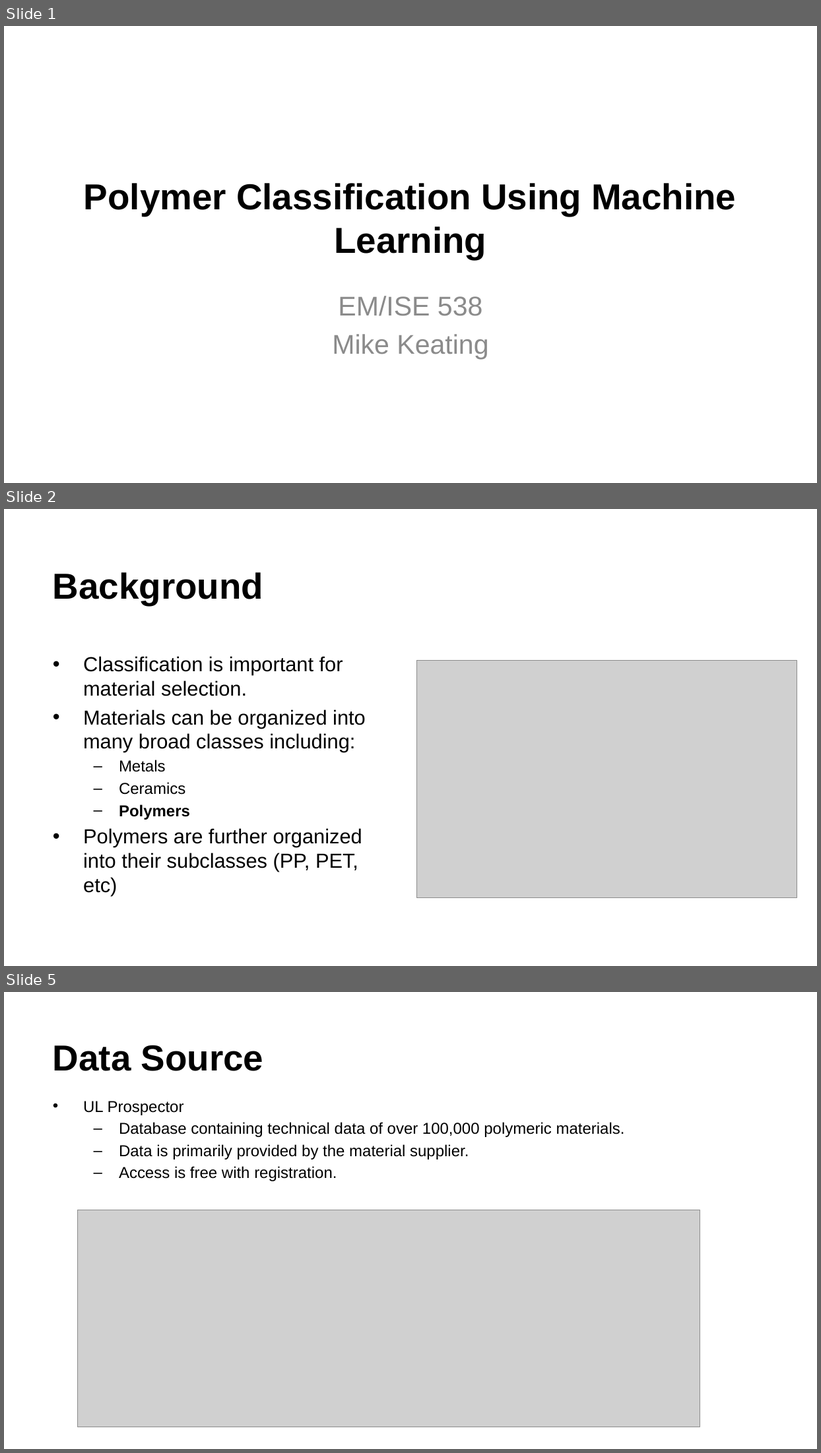
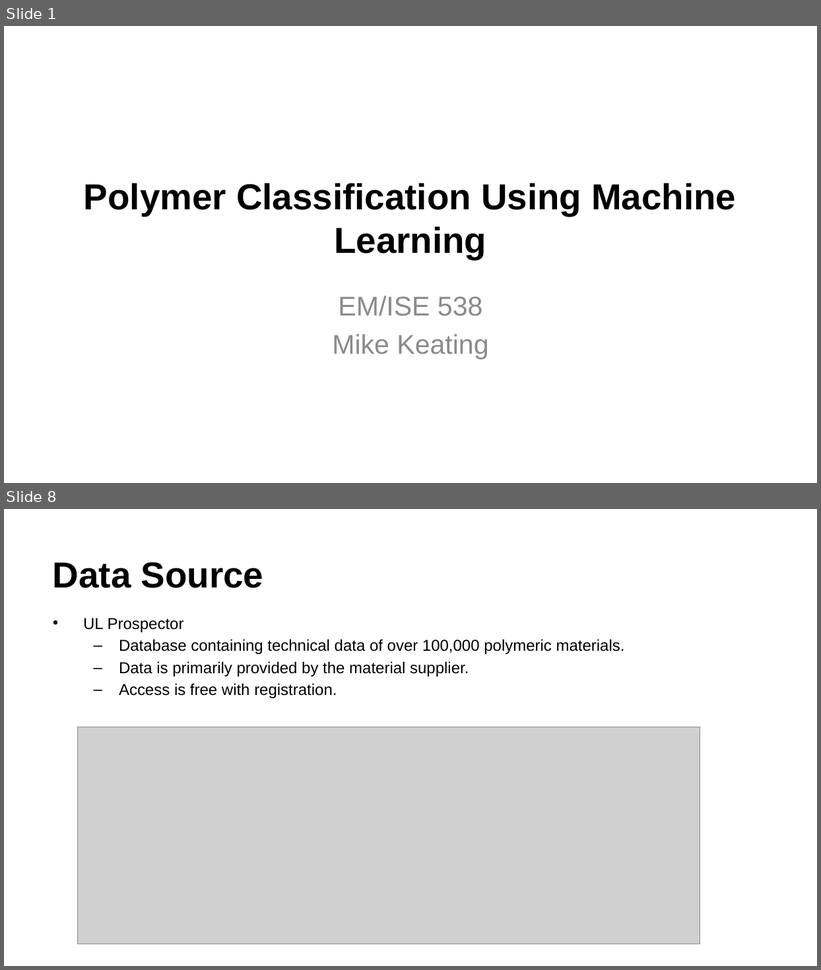
Before and after one commit to mike-keating-iv/ml-polymer-classification, a slide deck: presentation/ise538_final_presentation_keating.pptx. Shown one above the other, each under a label of ours: slides 1, 2 and 5 before the commit, slides 1 and 8 after it; the slides between them are not shown. The pictures are 821x1453 and 821x970 pixels, drawn with LibreOffice and Linux fonts; fonts in the diff are those of the drawing; grey boxes stand for pictures; background and template pictures are left out. Boxes give left, top, right and bottom in pixels: in the first picture for what was removed or moved away, otherwise in the second. Text is boxed around its words. In the diff, an @@ line names an element or a change of style, - is before the commit and + after.

```diff
--- a/presentation/ise538_final_presentation_keating.pptx
+++ b/presentation/ise538_final_presentation_keating.pptx
@@ slide 2 removed at [4,509,817,966], background #FFFFFF @@
@@ title removed at [53,572,263,605] @@
-Background
@@ text removed at [83,656,366,896] @@
-• Classification is important for material selection.
-• Materials can be organized into many broad classes including:
-  – Metals
-  – Ceramics
-  – Polymers
-• Polymers are further organized into their subclasses (PP, PET, etc)
@@ picture removed at [417,661,797,898] @@
@@ what was slide 5 is now slide 8 @@
```
Also in this commit, not shown: 1 slide changed, 5 slides added, 1 other slide removed.
